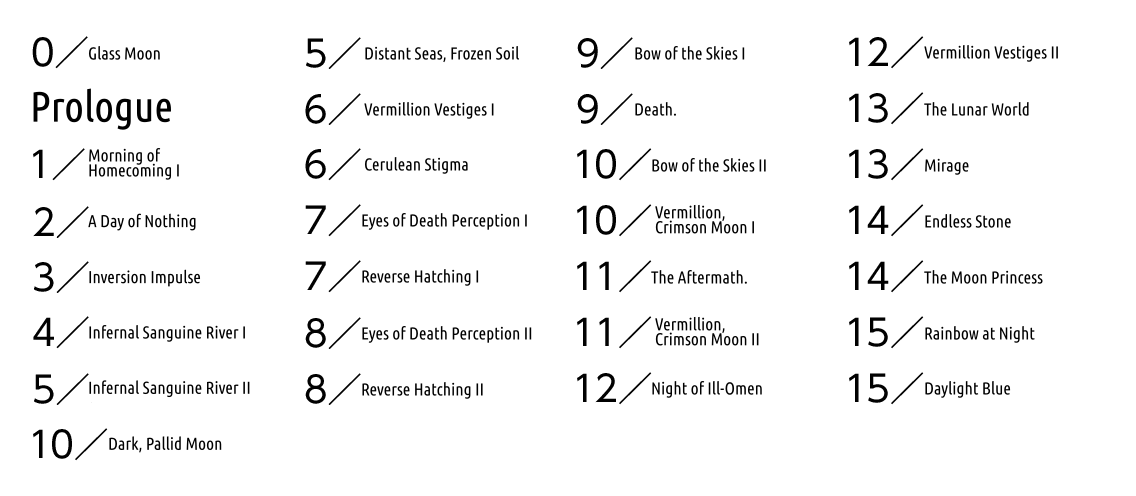
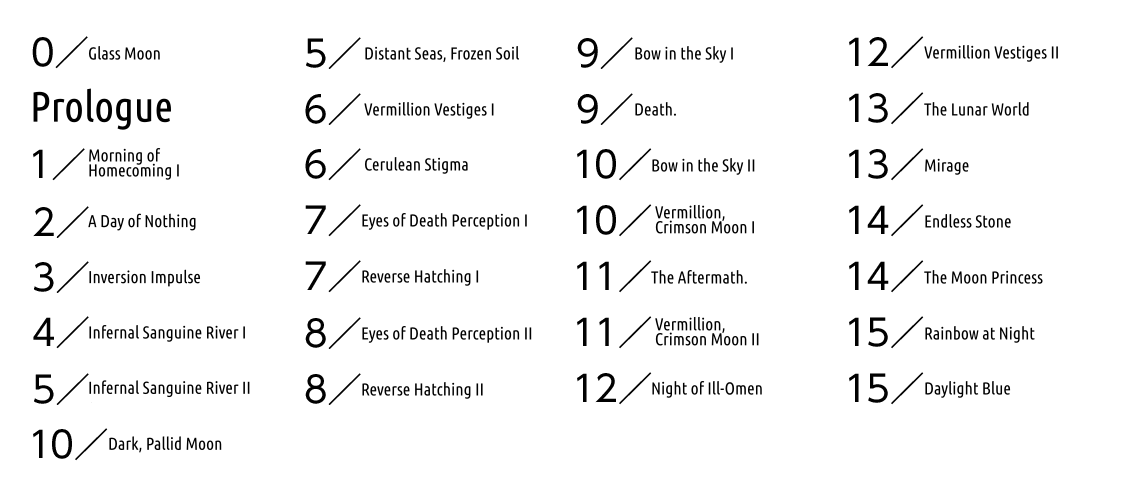
Layered file, before and after one edit (1136×496). Changes by layer:
painted on "background" over [665, 46, 766, 175]
